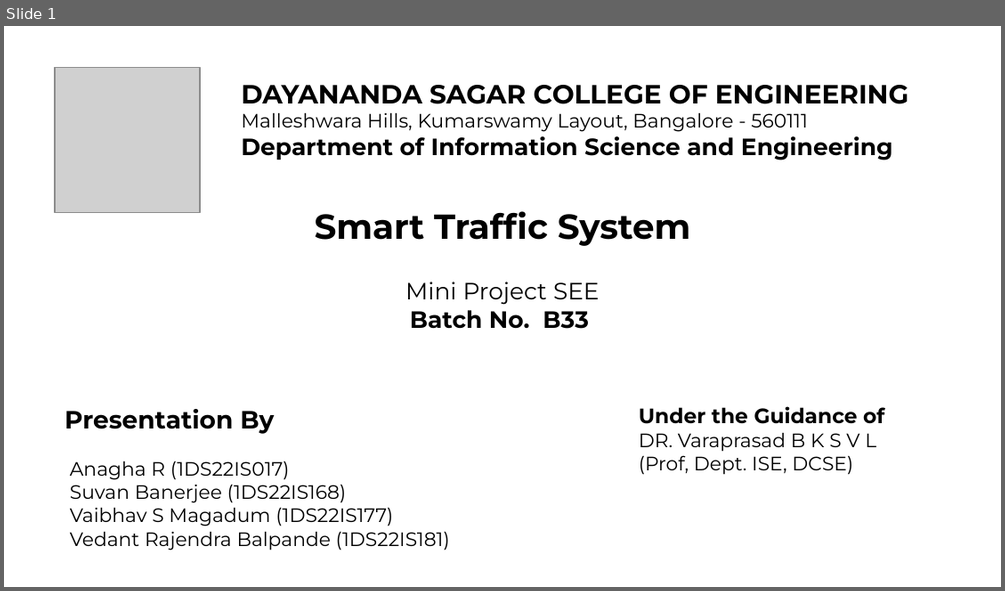
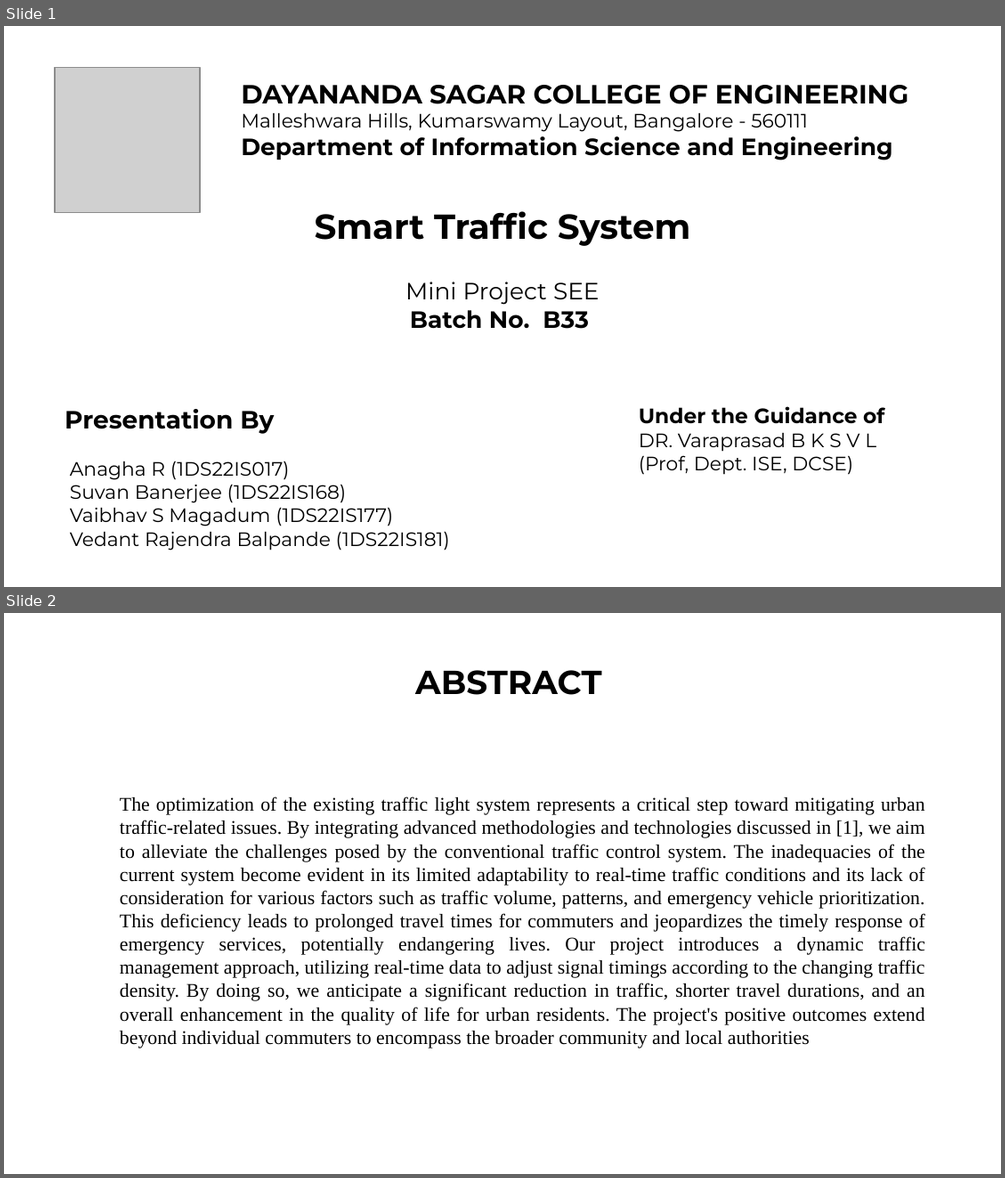
Before and after one commit to Vaibhav-Magadum/MiniProject, a slide deck: Presentation/Presentation_FINAL_DRAFT.pptx. Shown one above the other, each under a label of ours: slide 1 before the commit, slides 1 and 2 after it. The pictures are 1005x591 and 1005x1178 pixels, drawn with LibreOffice and Linux fonts; fonts in the diff are those of the drawing; grey boxes stand for pictures. Boxes give left, top, right and bottom in pixels: in the first picture for what was removed or moved away, otherwise in the second. Text is boxed around its words. In the diff, an @@ line names an element or a change of style, - is before the commit and + after.

```diff
--- a/Presentation/Presentation_FINAL_DRAFT.pptx
+++ b/Presentation/Presentation_FINAL_DRAFT.pptx
@@ slide 2 added at box(4, 613, 1001, 1174), background #FFFFFF @@
@@ title added at box(415, 670, 602, 695), 24 pt, text #000000, bold @@
+ABSTRACT
@@ text added at box(120, 796, 925, 1048), 14 pt, text #000000 @@
+The optimization of the existing traffic light system represents a critical step toward mitigating urban traffic-related issues. By integrating advanced methodologies and technologies discussed in [1], we aim to alleviate the challenges posed by the conventional traffic control system. The inadequacies of the current system become evident in its limited adaptability to real-time traffic conditions and its lack of consideration for various factors such as traffic volume, patterns, and emergency vehicle prioritization. This deficiency leads to prolonged travel times for commuters and jeopardizes the timely response of emergency services, potentially endangering lives. Our project introduces a dynamic traffic management approach, utilizing real-time data to adjust signal timings according to the changing traffic density. By doing so, we anticipate a significant reduction in traffic, shorter travel durations, and an overall enhancement in the quality of life for urban residents. The project's positive outcomes extend beyond individual commuters to encompass the broader community and local authorities
```
Also in this commit, not shown: 12 other slides added, 2 slides removed.
